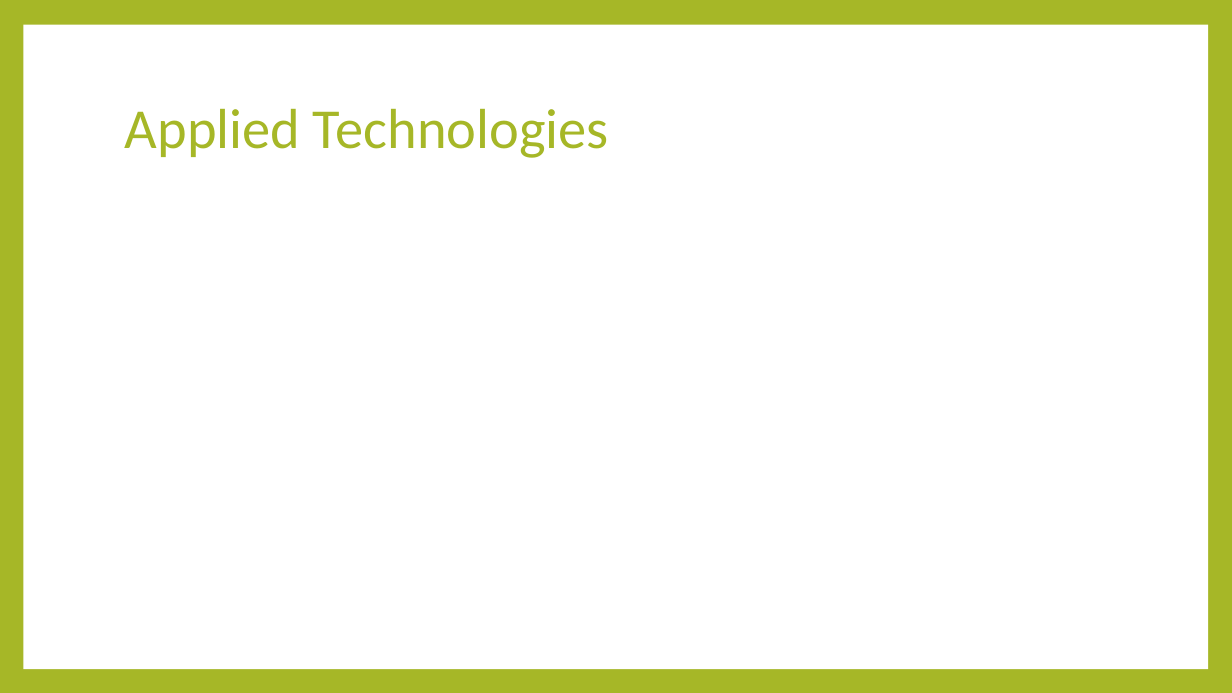
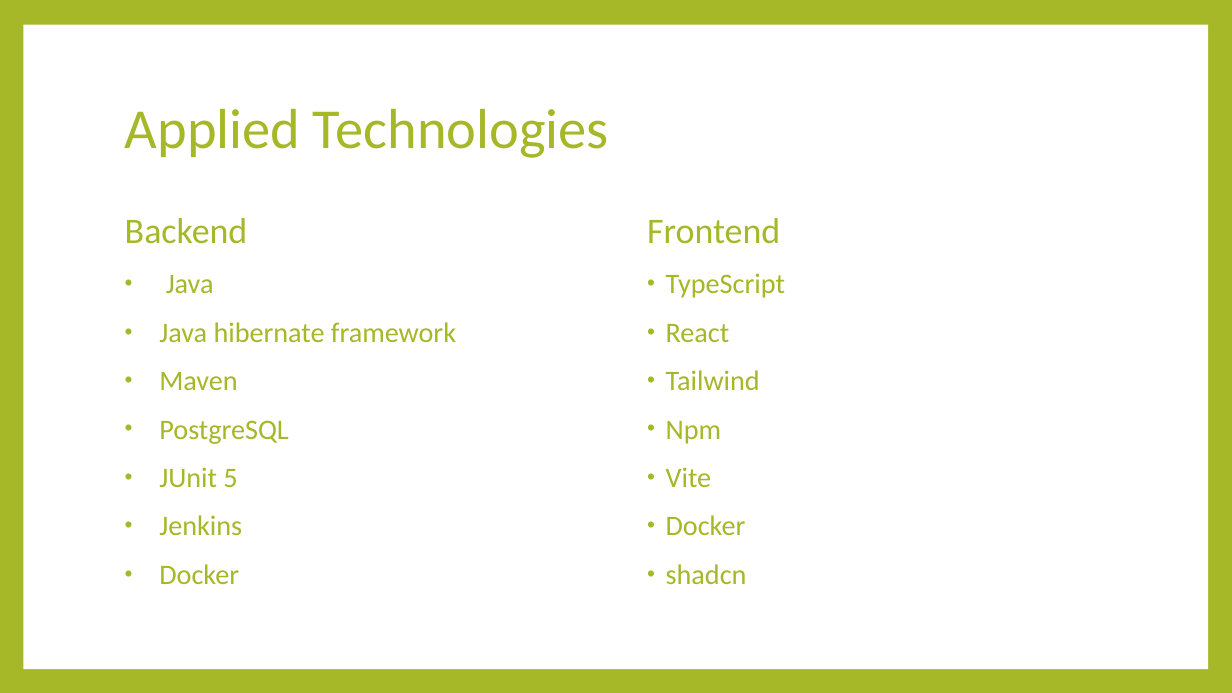
Before and after one commit to ErkkilaT/Ohjelmistotuotantoprojekti, a slide deck: slide 11 of doc/Team 10 Presentation.pptx (slide 10 before the commit). Drawn at 1232x693 pixels with LibreOffice and Linux fonts; fonts in the diff are those of the drawing. Boxes give left, top, right and bottom in pixels: in the first picture for what was removed or moved away, otherwise in the second. Text is boxed around its words. In the diff, an @@ line names an element or a change of style, - is before the commit and + after.

```diff
--- a/doc/Team 10 Presentation.pptx
+++ b/doc/Team 10 Presentation.pptx
@@ text added at (x1=125, y1=218, x2=456, y2=584), 22 pt, text #A6B727 @@
+Backend
+• Java
+• Java hibernate framework
+• Maven
+• PostgreSQL
+• JUnit 5
+• Jenkins
+• Docker
@@ text added at (x1=647, y1=218, x2=785, y2=584), 22 pt, text #A6B727 @@
+Frontend
+• TypeScript
+• React
+• Tailwind
+• Npm
+• Vite
+• Docker
+• shadcn
```
Also in this commit, not shown: 6 other slides changed, 1 slide added.
